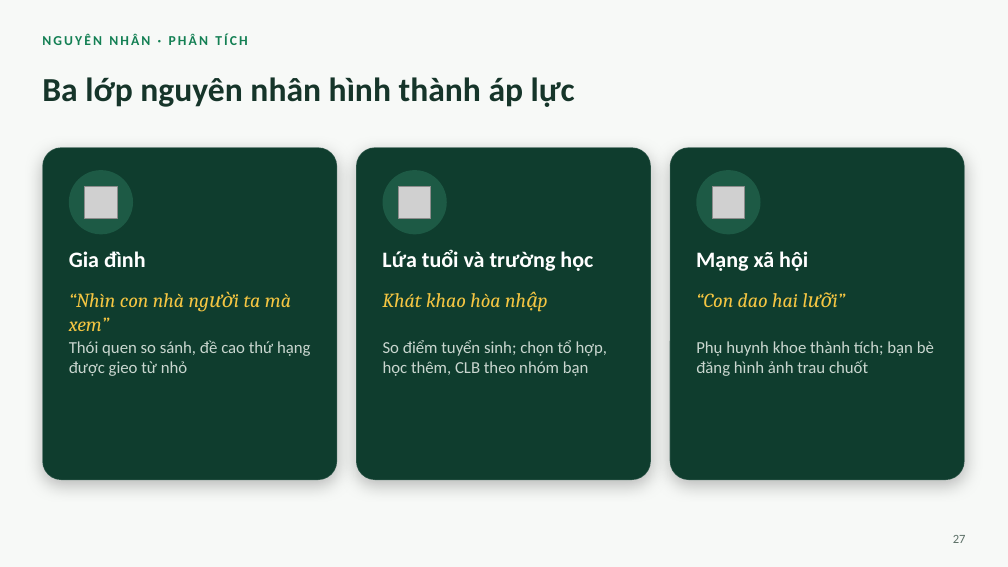
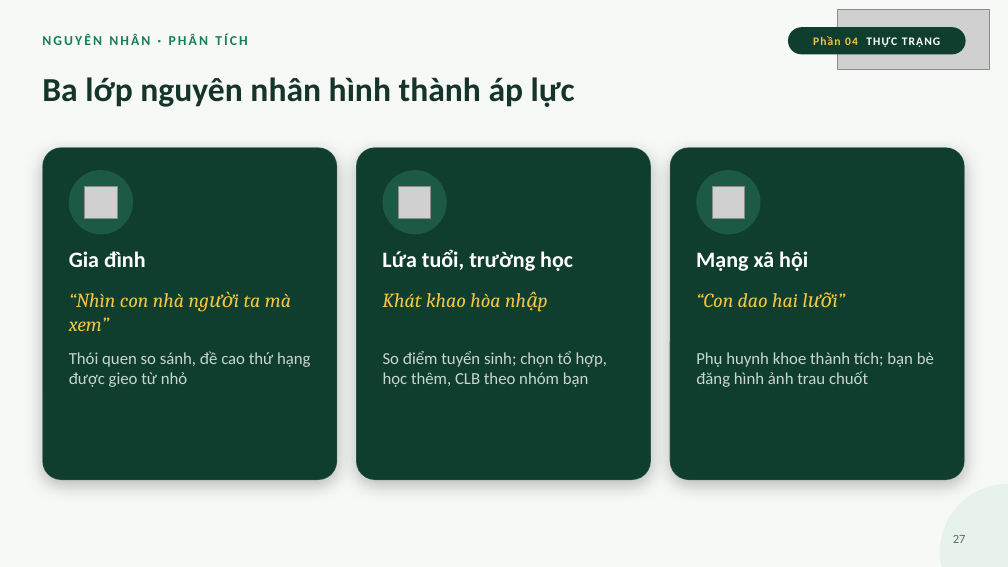
Before and after one commit to ngohuonglan2003-lab/Ppt-canva-ap-luc-dong-trang-lua, a slide deck: slide 27 of slide/Ap-luc-dong-trang-lua.pptx. Drawn at 1008x567 pixels with LibreOffice and Linux fonts; fonts in the diff are those of the drawing; grey boxes stand for pictures. Boxes give left, top, right and bottom in pixels: in the first picture for what was removed or moved away, otherwise in the second. Text is boxed around its words. In the diff, an @@ line names an element or a change of style, - is before the commit and + after.

```diff
--- a/slide/Ap-luc-dong-trang-lua.pptx
+++ b/slide/Ap-luc-dong-trang-lua.pptx
@@ rounded rectangle added at [788,27,966,54], fill #0F3D2E @@
@@ picture added at [838,9,989,70] @@
@@ text added at [813,36,940,47], 11 pt, text #FFFFFF, bold @@
+Phần 04 THỰC TRẠNG
@@ text at [382,249,573,271]: text changed @@
-Lứa tuổi và trường học
+Lứa tuổi, trường học
@@ text "Thói quen so sánh, đề ...": place and size @@
-text "Thói quen so sánh, đề ..." at [69,340,310,376]
+text "Thói quen so sánh, đề ..." at [69,351,310,387]
@@ text "So điểm tuyển sinh; chọn ...": place and size @@
-text "So điểm tuyển sinh; chọn ..." at [383,340,607,376]
+text "So điểm tuyển sinh; chọn ..." at [383,351,607,387]
@@ text "Phụ huynh khoe thành tích; ...": place and size @@
-text "Phụ huynh khoe thành tích; ..." at [696,341,934,376]
+text "Phụ huynh khoe thành tích; ..." at [696,352,934,387]
@@ ellipse added at [940,484,1008,567], fill #E7F2EC @@
```
Also in this commit, not shown: 49 other slides changed, 3 other files.
